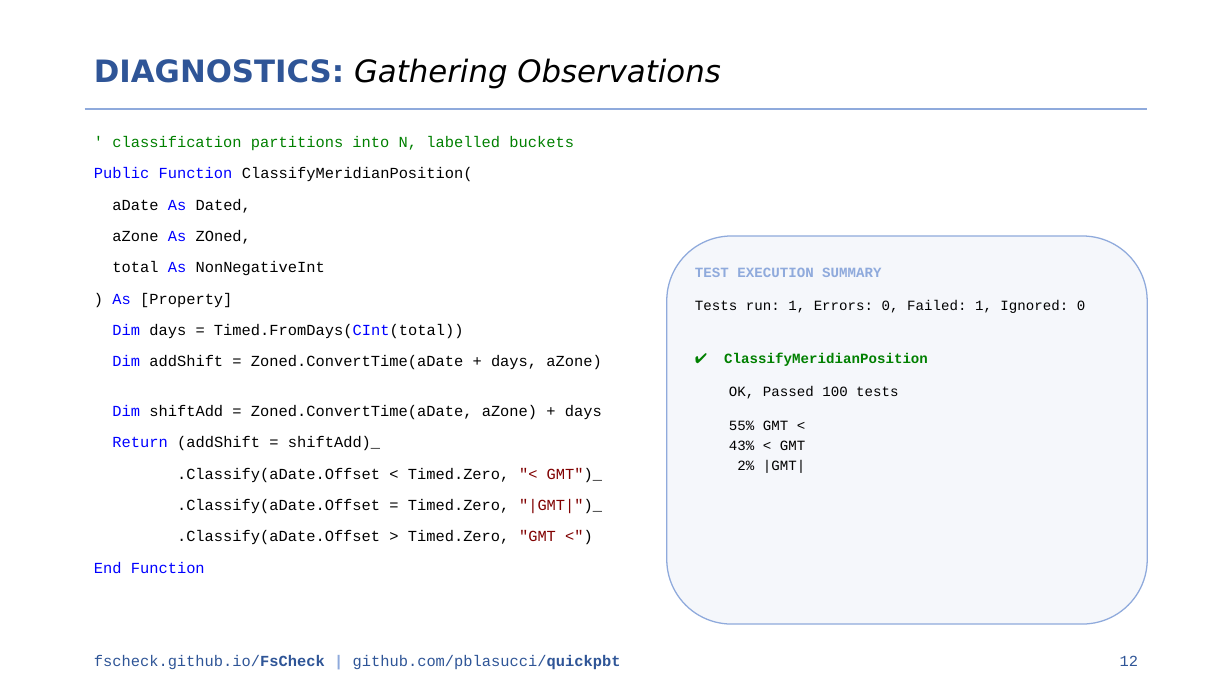
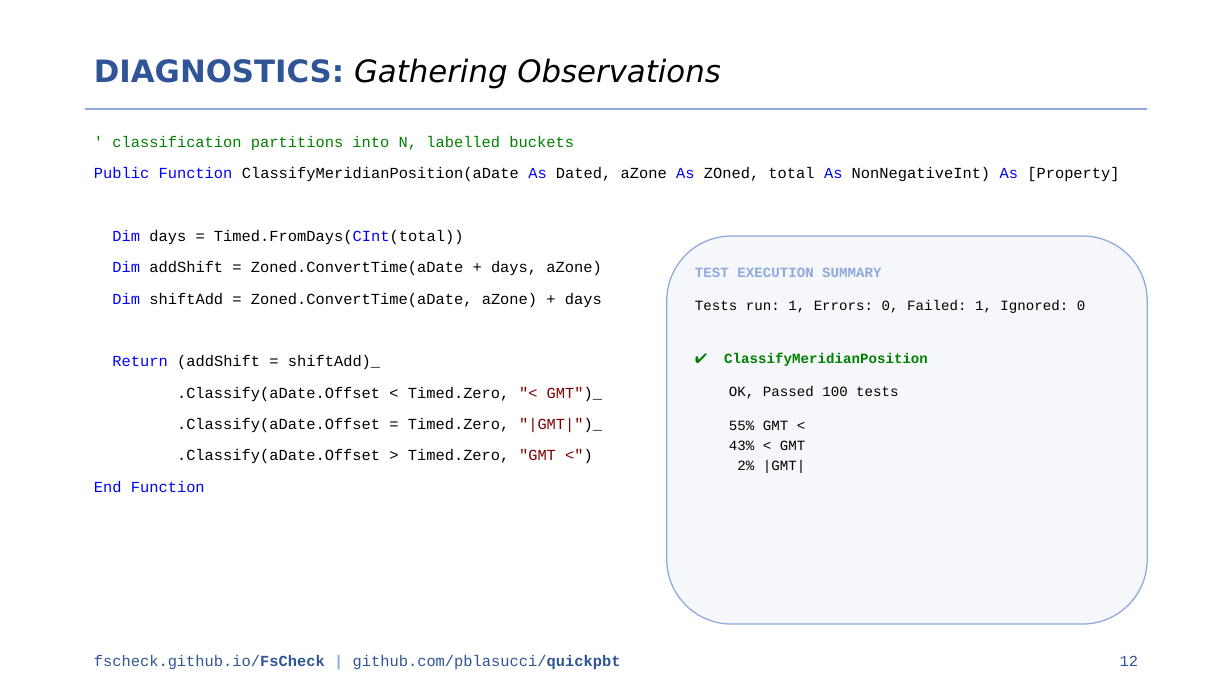
Before and after one commit to pblasucci/quickpbt, a slide deck: slide 12 of media/quickpbt.pptx. Drawn at 1232x693 pixels with LibreOffice and Linux fonts; fonts in the diff are those of the drawing. Boxes give left, top, right and bottom in pixels: in the first picture for what was removed or moved away, otherwise in the second. Text is boxed around its words. In the diff, an @@ line names an element or a change of style, - is before the commit and + after.

```diff
--- a/media/quickpbt.pptx
+++ b/media/quickpbt.pptx
@@ text at <box>94,167,1119,182</box>: text changed @@
-Public Function ClassifyMeridianPosition(
-aDate As Dated,
-aZone As ZOned,
-total As NonNegativeInt
-) As [Property]
+Public Function ClassifyMeridianPosition(aDate As Dated, aZone As ZOned, total As NonNegativeInt) As [Property]
```
Also in this commit, not shown: 5 other slides changed, 1 other file.
